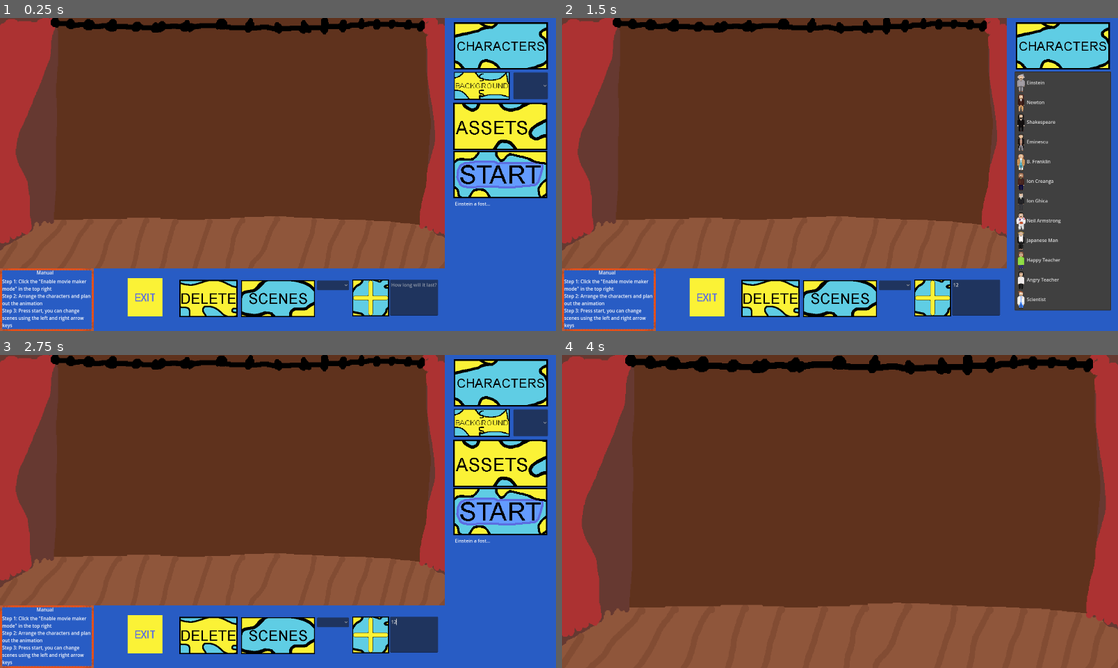
Above: before the commit, frames 1-4 (two rows, left to right).
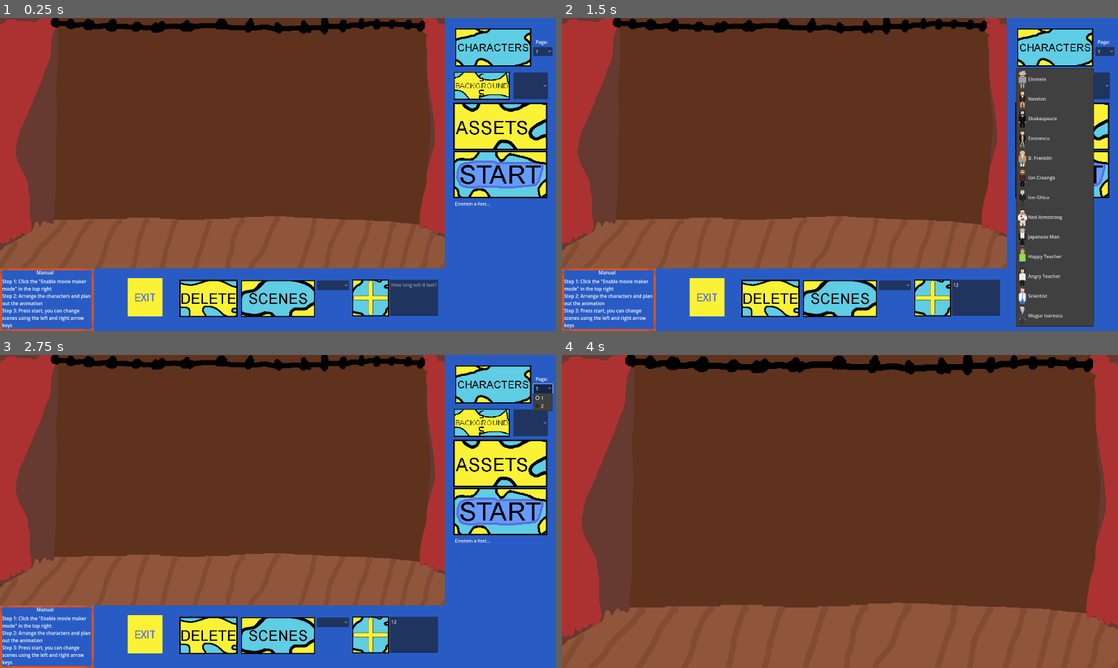
Above: after the commit, the same moments.

Repository: aleziz01/AnimSoft
Game: Godot game, scene res://Scenes/Main.tscn
Two runs of this game, one before a commit and one after it. Both use one fixed random seed, a clock stepped at 60 frames per second and the inputs below.
Inputs (mouse positions are in pixels of both pictures, inside the frame that each line leads up to; where the layout moved, square brackets give the same spot in the first picture):
- Up to frame 1 (0.25 s): no input
- Up to frame 2 (1.5 s): click (973, 296) at 0.52 s; type "12" at 0.6 s; click (1056, 46) [1062, 46] at 1.25 s
- Up to frame 3 (2.75 s): click (544, 389) at 2 s, where only the run after the commit has a clickable "1"
- Up to frame 4 (4 s): click (1062, 511) at 2.75 s; tap Enter at 3.5 s; move the mouse to (962, 495) at 3.52 s; press the mouse at (962, 495) at 3.53 s; hold Right (changeScenesRight) from 3.53 s (still down)

The runs differ from the first frame. In frame 1, 1.5% of the frame differs, in the area x 81-100%, y 1-17%; in frame 2, 6.6%, in the area x 81-100%, y 1-99%; in frame 3, 1.6%; in frame 4, nothing differs.

Commit message:
added multiple character page functionality and Mugur Isarescu

Diff:
--- a/Scenes/Character.tscn
+++ b/Scenes/Character.tscn
@@ -40,6 +40,10 @@
 [ext_resource type="Texture2D" uid="uid://bhnkn2nbf6ts8" path="res://Art/Characters/neil armstrongRight.png" id="29_xu5ef"]
 [ext_resource type="Texture2D" uid="uid://bddt2rj21mcta" path="res://Art/Characters/neil armstrongTalkingLeft.png" id="30_s26rn"]
 [ext_resource type="Texture2D" uid="uid://cybmf8lmvrs6d" path="res://Art/Characters/neil armstrongTalkingRight.png" id="31_0cwno"]
+[ext_resource type="Texture2D" uid="uid://xobgdcvlwetf" path="res://Art/Characters/MuguriIsarescuLeft.png" id="31_aku7j"]
+[ext_resource type="Texture2D" uid="uid://bpfiwkiwl2y7q" path="res://Art/Characters/MuguriIsarescuRight.png" id="32_5jr6g"]
+[ext_resource type="Texture2D" uid="uid://dv72bxu3cpd1v" path="res://Art/Characters/MuguriIsarescuTalkingLeft.png" id="33_oac5j"]
+[ext_resource type="Texture2D" uid="uid://1hm8t3xlndch" path="res://Art/Characters/MuguriIsarescuTalkingRight.png" id="34_unoqo"]
 [ext_resource type="Texture2D" uid="uid://du0fj5q6hx3mc" path="res://Art/Characters/scientistLeft.png" id="35_ad00d"]
 [ext_resource type="Texture2D" uid="uid://b051p0ittg0fg" path="res://Art/Characters/SmartFemaleTeacherLeft.png" id="35_g0s38"]
 [ext_resource type="Texture2D" uid="uid://bkerd3qn2sckx" path="res://Art/Characters/SmartFemaleTeacherRight.png" id="36_6f2v4"]
@@ -166,6 +170,22 @@
 atlas = ExtResource("15_6s8ul")
 region = Rect2(32, 0, 32, 64)
 
+[sub_resource type="AtlasTexture" id="AtlasTexture_amknk"]
+atlas = ExtResource("33_oac5j")
+region = Rect2(0, 0, 32, 64)
+
+[sub_resource type="AtlasTexture" id="AtlasTexture_rfdoq"]
+atlas = ExtResource("33_oac5j")
+region = Rect2(32, 0, 32, 64)
+
+[sub_resource type="AtlasTexture" id="AtlasTexture_fvmw8"]
+atlas = ExtResource("34_unoqo")
+region = Rect2(0, 0, 32, 64)
+
+[sub_resource type="AtlasTexture" id="AtlasTexture_31580"]
+atlas = ExtResource("34_unoqo")
+region = Rect2(32, 0, 32, 64)
+
 [sub_resource type="AtlasTexture" id="AtlasTexture_o2vf5"]
 atlas = ExtResource("30_s26rn")
 region = Rect2(0, 0, 32, 64)
@@ -512,6 +532,44 @@
 }],
 "loop": true,
 "name": &"MihaiEminescuTalkingRight",
+"speed": 5.0
+}, {
+"frames": [{
+"duration": 1.0,
+"texture": ExtResource("31_aku7j")
+}],
+"loop": true,
+"name": &"MugurIsarescuLeft",
+"speed": 5.0
+}, {
+"frames": [{
+"duration": 1.0,
+"texture": ExtResource("32_5jr6g")
+}],
+"loop": true,
+"name": &"MugurIsarescuRight",
+"speed": 5.0
+}, {
+"frames": [{
+"duration": 1.0,
+"texture": SubResource("AtlasTexture_amknk")
+}, {
+"duration": 2.0,
+"texture": SubResource("AtlasTexture_rfdoq")
+}],
+"loop": true,
+"name": &"MugurIsarescuTalkingLeft",
+"speed": 5.0
+}, {
+"frames": [{
+"duration": 1.0,
+"texture": SubResource("AtlasTexture_fvmw8")
+}, {
+"duration": 2.0,
+"texture": SubResource("AtlasTexture_31580")
+}],
+"loop": true,
+"name": &"MugurIsarescuTalkingRight",
 "speed": 5.0
 }, {
 "frames": [{
@@ -799,7 +857,7 @@
 
 [node name="SpriteSet" type="AnimatedSprite2D" parent="CharacterBody2D"]
 sprite_frames = SubResource("SpriteFrames_0m2dp")
-animation = &"ScientistTalkingRight"
+animation = &"MugurIsarescuLeft"
 
 [node name="TalkStartTimer" type="Timer" parent="CharacterBody2D"]
 one_shot = true
--- a/Scenes/Main.tscn
+++ b/Scenes/Main.tscn
@@ -29,6 +29,7 @@
 [ext_resource type="Texture2D" uid="uid://ci1sid5st5bnq" path="res://Art/Characters/AngryFemaleTeacherLeft.png" id="25_khjct"]
 [ext_resource type="Texture2D" uid="uid://gfwamjie1ujc" path="res://Art/GUI details/exitButton.png" id="25_ssbba"]
 [ext_resource type="Texture2D" uid="uid://du0fj5q6hx3mc" path="res://Art/Characters/scientistLeft.png" id="26_6jm7f"]
+[ext_resource type="Texture2D" uid="uid://xobgdcvlwetf" path="res://Art/Characters/MuguriIsarescuLeft.png" id="27_b608g"]
 
 [sub_resource type="WorldBoundaryShape2D" id="WorldBoundaryShape2D_d5ffx"]
 normal = Vector2(-0.00172117, -0.999999)
@@ -134,16 +135,33 @@
 popup/item_3/icon = ExtResource("13_f7crs")
 popup/item_3/id = 3
 
-[node name="CharacterAdder" type="MenuButton" parent="BackgroundElements/PickableButtonController"]
-texture_filter = 1
-texture_repeat = 1
-offset_left = 603.0
-offset_top = -531.0
-offset_right = 936.0
-offset_bottom = -355.0
+[node name="CharacterAdderPage2" type="MenuButton" parent="BackgroundElements/PickableButtonController"]
+visible = false
+texture_filter = 1
+offset_left = 608.0
+offset_top = -511.0
+offset_right = 941.0
+offset_bottom = -332.0
+scale = Vector2(0.81, 0.81)
 icon = ExtResource("6_pef5q")
 expand_icon = true
-item_count = 12
+item_count = 2
+popup/item_0/text = "Spectator1"
+popup/item_0/id = 0
+popup/item_1/text = "Spectator2"
+popup/item_1/id = 1
+
+[node name="CharacterAdder" type="MenuButton" parent="BackgroundElements/PickableButtonController"]
+texture_filter = 1
+texture_repeat = 1
+offset_left = 608.0
+offset_top = -511.0
+offset_right = 941.0
+offset_bottom = -332.0
+scale = Vector2(0.81, 0.81)
+icon = ExtResource("6_pef5q")
+expand_icon = true
+item_count = 13
 popup/item_0/text = "Einstein"
 popup/item_0/icon = ExtResource("3_211by")
 popup/item_0/id = 0
@@ -180,6 +198,9 @@
 popup/item_11/text = "Scientist"
 popup/item_11/icon = ExtResource("26_6jm7f")
 popup/item_11/id = 11
+popup/item_12/text = "Mugur Isarescu"
+popup/item_12/icon = ExtResource("27_b608g")
+popup/item_12/id = 12
 
 [node name="SceneChooser" type="OptionButton" parent="BackgroundElements/PickableButtonController"]
 offset_left = 135.0
@@ -213,6 +234,25 @@
 scale = Vector2(2, 2)
 texture_normal = ExtResource("25_ssbba")
 
+[node name="PageButton" type="OptionButton" parent="BackgroundElements/PickableButtonController"]
+offset_left = 882.0
+offset_top = -440.0
+offset_right = 948.0
+offset_bottom = -409.0
+item_count = 2
+selected = 0
+popup/item_0/text = "1"
+popup/item_0/id = 0
+popup/item_1/text = "2"
+popup/item_1/id = 1
+
+[node name="RichTextLabel" type="RichTextLabel" parent="BackgroundElements/PickableButtonController"]
+offset_left = 890.0
+offset_top = -469.0
+offset_right = 943.0
+offset_bottom = -442.0
+text = "Page:"
+
 [node name="Scenes" type="Node2D" parent="."]
 position = Vector2(-192, -108)
 scale = Vector2(0.8, 0.8)
@@ -244,3 +284,4 @@
 [connection signal="item_selected" from="BackgroundElements/PickableButtonController/SceneChooser" to="BackgroundElements/PickableButtonController" method="_on_scene_chooser_item_selected"]
 [connection signal="pressed" from="BackgroundElements/PickableButtonController/AddNewScene" to="BackgroundElements/PickableButtonController" method="addScene"]
 [connection signal="pressed" from="BackgroundElements/PickableButtonController/Exit" to="BackgroundElements/PickableButtonController" method="_on_exit_pressed"]
+[connection signal="item_selected" from="BackgroundElements/PickableButtonController/PageButton" to="BackgroundElements/PickableButtonController" method="_on_page_button_item_selected"]
--- a/Scripts/PickableButtonController.gd
+++ b/Scripts/PickableButtonController.gd
@@ -17,6 +17,7 @@
 var SmartFemaleTeacherText="This teacher is really chill!"
 var AngryFemaleTeacherText="This teacher is not really chill at all..."
 var ScientistText="Science guy!!!"
+var MugurIsarescuText="Mugur Isarescu is a..."
 
 var animStarted=false
 var CharacterDescriptions=[]
@@ -27,6 +28,7 @@
 	Scenes.append($"../../Scenes/AnimationScene")
 	$AssetAdder.get_popup().connect("id_pressed", _on_AssetAdder_pressed)
 	$CharacterAdder.get_popup().connect("id_pressed", _on_CharacterAdder_pressed)
+	$CharacterAdderPage2.get_popup().connect("id_pressed",_on_CharacterAdder_pressed)
 	BackgroundTextures.append(preload("res://Art/Backgrounds/BackgroundRandom.png"))
 	BackgroundTextures.append(preload("res://Art/Backgrounds/stage.png"))
 	BackgroundTextures.append(preload("res://Art/Backgrounds/isaac newton's tree.png"))
@@ -42,6 +44,7 @@
 	CharacterDescriptions.append(SmartFemaleTeacherText)
 	CharacterDescriptions.append(AngryFemaleTeacherText)
 	CharacterDescriptions.append(ScientistText)
+	CharacterDescriptions.append(MugurIsarescuText)
 
 var fading=false
 func FadeInAndOut():
@@ -113,7 +116,11 @@
 	else:
 		Scenes[global.selectedSceneId].get_node("WorldBoundary").position=Vector2(0,0)
 		Scenes[global.selectedSceneId].get_node("WorldBoundary").rotation_degrees=0
+
 func _on_CharacterAdder_pressed(id):
+	#simple solution to the having too many characters in one menubutton problem
+	if($CharacterAdderPage2.visible==true):
+		id+=13 #13 because despite the max index being 12 the count starts at 0 so theres 13 in total
 	var instance=CharacterNode.instantiate()
 	Scenes[global.selectedSceneId].get_node("Characters").add_child(instance)
 	self.connect("transferTypeOfCharacter",instance._on_pickable_button_controller_transfer_type_of_character)
@@ -148,3 +155,12 @@
 
 func _on_exit_pressed():
 	get_tree().quit()
+
+
+func _on_page_button_item_selected(index):
+	if(index==1):
+		$CharacterAdder.hide()
+		$CharacterAdderPage2.show()
+	else:
+		$CharacterAdderPage2.hide()
+		$CharacterAdder.show()
--- a/Scripts/global.gd
+++ b/Scripts/global.gd
@@ -24,6 +24,7 @@
 	CharacterNames.append("SmartFemaleTeacher")
 	CharacterNames.append("AngryFemaleTeacher")
 	CharacterNames.append("Scientist")
+	CharacterNames.append("MugurIsarescu")
 	AssetNames.append("Table")
 	AssetNames.append("Painting1")
 	AssetNames.append("Painting2")
Binary file added: Art/Characters/MuguriIsarescu.aseprite
Binary file added: Art/Characters/MuguriIsarescuLeft.png
Not shown, added: Art/Characters/MuguriIsarescuLeft.png.import
Binary file added: Art/Characters/MuguriIsarescuRight.png
Not shown, added: Art/Characters/MuguriIsarescuRight.png.import
Binary file added: Art/Characters/MuguriIsarescuTalkingLeft.png
Not shown, added: Art/Characters/MuguriIsarescuTalkingLeft.png.import
Binary file added: Art/Characters/MuguriIsarescuTalkingRight.png
Not shown, added: Art/Characters/MuguriIsarescuTalkingRight.png.import
Not shown: 1 places in Scenes/Character.tscn that only renumber resources
Not shown: 1 places in Scenes/Main.tscn that only renumber resources
Not shown, changed: William Shakespeare.txt
